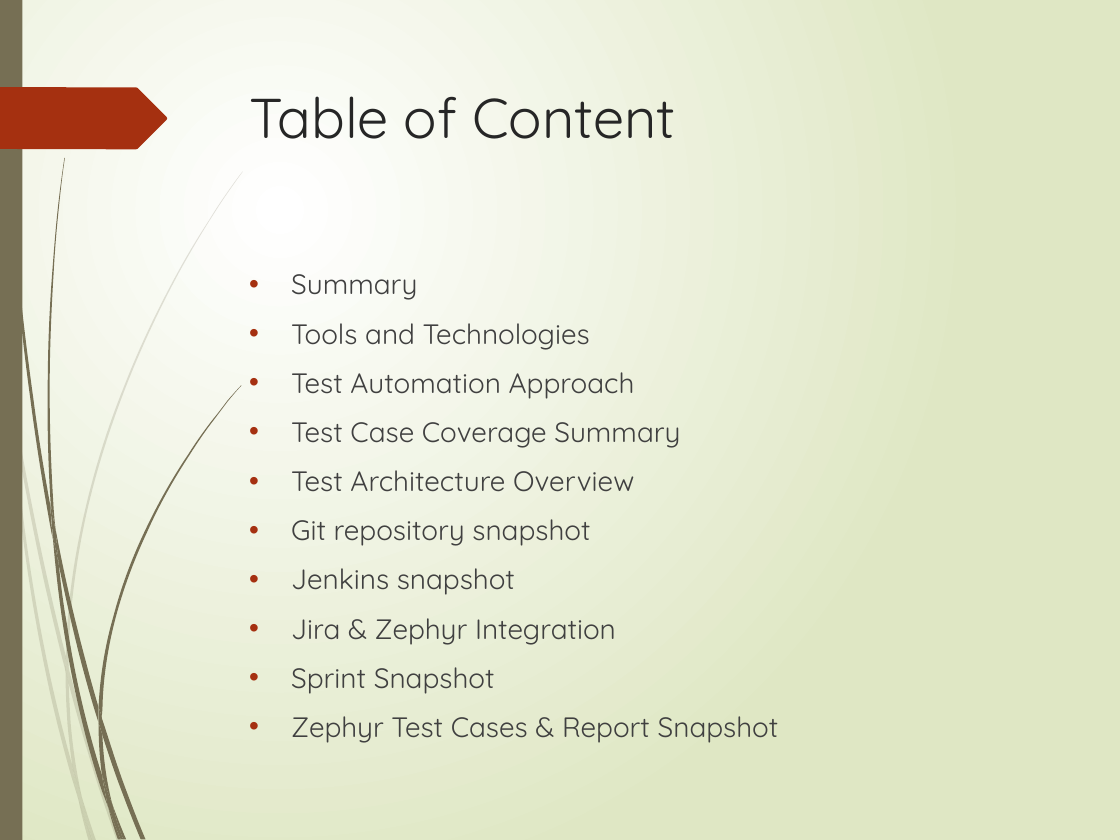
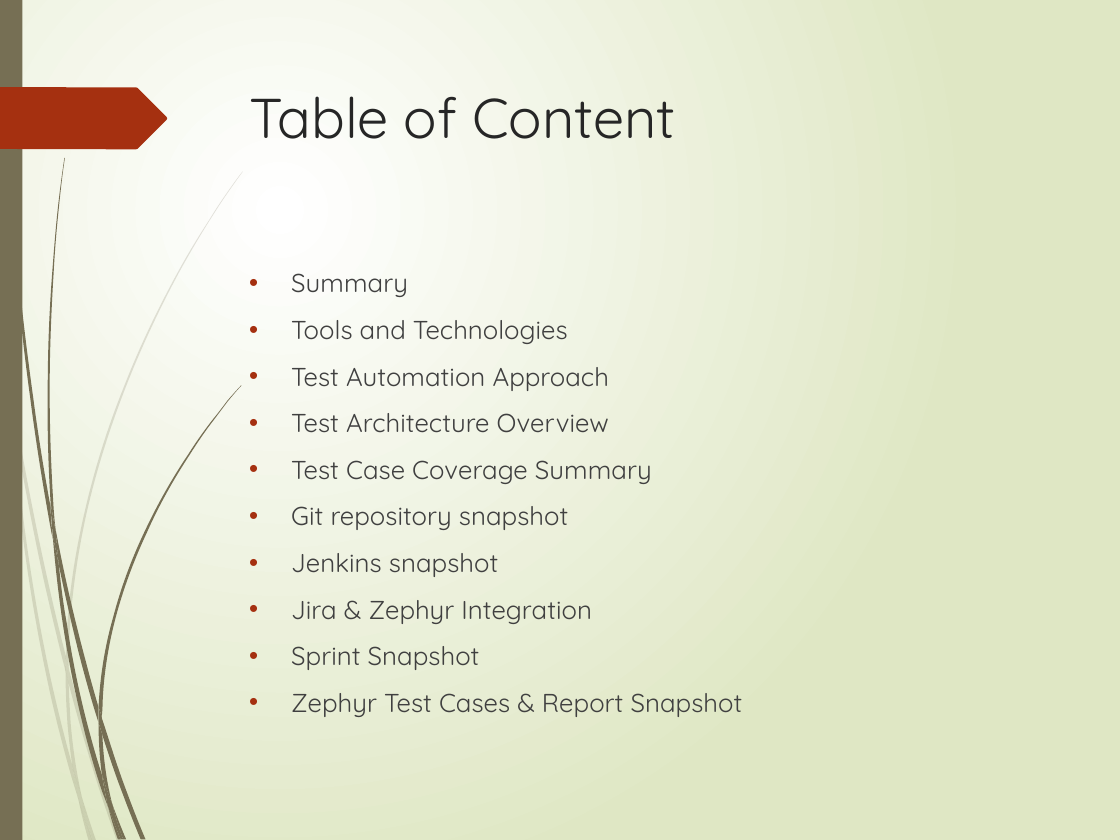
Before and after one commit to vivekmhetre07/demoblaze-selenium, a slide deck: slide 2 of Demoblaze_Selenium_Wipro.pptx. Drawn at 1120x840 pixels with LibreOffice and Linux fonts; fonts in the diff are those of the drawing. Boxes give left, top, right and bottom in pixels: in the first picture for what was removed or moved away, otherwise in the second. Text is boxed around its words. In the diff, an @@ line names an element or a change of style, - is before the commit and + after.

Commit message:
ppt changes done

```diff
--- a/Demoblaze_Selenium_Wipro.pptx
+++ b/Demoblaze_Selenium_Wipro.pptx
@@ text at <box>291,273,743,717</box>: size 18 to 16.6 pt in "Summary", "Tools and Technologies", "Test Automation Approach", "Test Case Coverage Summary" and 5 more places @@
@@ text at <box>291,413,609,433</box>: paragraph added @@
+• Test Architecture Overview
@@ text at <box>291,470,634,492</box>: paragraph removed @@
-• Test Architecture Overview
```
Also in this commit, not shown: 1 other slide changed, 1 slide added.
